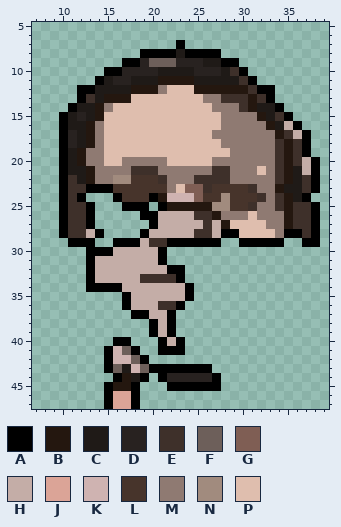
Pixel-art sprite -- public/img/avatars/14798266_48x48.png. Above: the version before the commit.
The file is 48x48 pixels. Colours within 5 levels of each other are drawn and written as one. Shown: x 7..39, y 5..47.
Palette (. is transparent): A #000000  B #24170f  C #1f1a17  D #282220  E #3e302a  F #6d5f5a  G #7f5e54  H #c4ada7  J #dba497  K #cfb3b1  L #47342b  M #8f7a72  N #a18b7e  P #dfbeae
Pixels before, first column x 10:
 7 .............A...............
 8 .........AAAACAAAA...........
 9 .......AADFFFDDDCCAA.........
10 .....AADDDDCCCCDDDCEA........
11 ....ACDDCCCBBBBCCCCCEA.......
12 ..AACCCCBBBMPPPBBBBBBEAA.....
13 ..AECBBBPPPPPPPPMMEEEBEA.....
14 .ACCBMPPPPPPPPPPPMMMEBCCA....
15 ACDCBPPPPPPPPPPPPPMMMMBCEA...
16 ACCBMPPPPPPPPPPPPPMMMMMBCHA..
17 ADCBMPPPPPPPPPPPPMMMMMMMBEHA.
18 ADCBMPPPPPPPPPPPPPMMMMMMEBEA.
19 ACBMMPPPPPPPPPPPPPPMMMMMEBEA.
20 ACBMMPPMMMMMPPPPPMMMMMMMEBEHA
21 ACCBMMMMEEEMMMMMMEEMMMPMEBCHA
22 AECBMMNNLLLEMMMEEEEMMMMMEBCEA
23 AEEAAALLLLLLMPGGELLLLEMMBCCEA
24 AEA...ALLLABKKKGLLNLLLEMEBCA.
25 AEEA...AAA.ABBBBBNNLLEMMEBEEA
26 AEEA.....AAHHHHEEBMMMPMMMBEEA
27 AEEA......AHHHHHEHBPPPPMMBEEA
28 AEEHA....AHHHHHEEHAAPPPPMAAEA
29 .AAA..AAAHEEAAAAAA..AAAAA..AA
30 ...AAAHHHHHA.................
31 ...AHHHHHHHA.................
32 ...AHHHHHHHHAA...............
33 ...AHHHHHEEEEA...............
34 ...AAAAHHHHHHHA..............
35 .......AHHHHHHA..............
36 .......AHHHEEA...............
37 ........AAHHA................
38 ..........AHA................
39 ..........AHA................
40 ......AA...AHA...............
41 .....AKFA..AAA...............
42 .....AKKFA...................
43 .....AFCKFAAAAAAA............
44 ......ABCA.ADDDDDA...........
45 .....ABBA...AAAAAA...........
46 .....AJJA....................
47 .....AJJA....................
Now the later version:
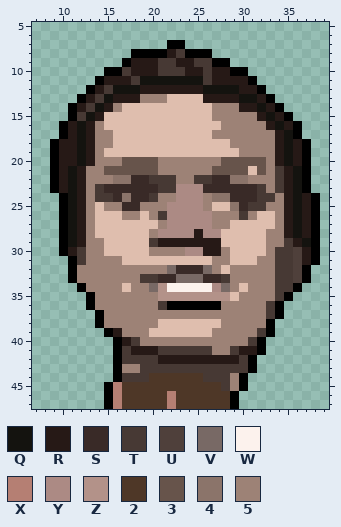
Colours new in this view: Q #14130f  R #261916  S #392a27  T #473934  U #4f403b  V #786965  W #fcf2ed  X #b57f73  Y #ac8a84  Z #b39289  2 #4e3727  3 #67544b  4 #8b746a  5 #9d8276
Edits made:
Changed rows in their new state; - is an unchanged pixel.
first column x 9:
 7 -------------A----------------
 8 ---------A---RT---.-----------
 9 ---------RRRTTRRTTA-.---------
10 --------TRRRTTTRRTRRA---------
11 ------RRRTQQQQQQQTRRRR--------
12 ---.-RTQQQRRRRRRRQQQQRR-.-----
13 ----RTQRRR555----RRRRQQR------
14 ---RTQR5----------555RRQR-----
15 -.ATQR------------55555RQR----
16 --RQR5-------------55555RQR---
17 --RQR55-----------5555555RQA.-
18 ARRQR55------------P55555RQR--
19 ARRQR5--------------P5555RQR--
20 ARRQR55533335555555333335RQRA.
21 ARQR553333335555553333P35TRQA.
22 ARQR55544SSTTT55TTSS44555TRQA.
23 ARQR5TSSSSSSTTYYYSSSSSST5TRQA.
24 --QR5TTS4SST55YYY544SSSTT5RQRA
25 --QR5P55SS555YYYY5PP4STT55RQR-
26 --QR5PPP55P5TYYYYY555T5PP5RQR-
27 --QR5PPPPPPP5YYYYY55----P5RQR-
28 --QR5PPPPPP5YYYYRYYPP---55RQR-
29 -AQR55PPPPPTRRRRRRRPPPPP55TRQ-
30 -ART55PPPPP5555YYRR5PPPP5TTURA
31 --AT5555PPPPPPPPPP55PPP55TTURA
32 --A5555555555VSSSV5P55555TTUA-
33 --A5555555TTSSVVVSST55555TTUA-
34 ---A5555P55VZWWWWWYV5P555TTA--
35 ----A5555555ZZZZZZZZP5555TA---
36 ----A5555555TA-AAAA55555TA----
37 -----A555555555555555555TA----
38 -----A555555PPPPPPP55555A-----
39 ------AR555PPPPPPP55555TA-----
40 --------RT555555555555TA------
41 ------.ATRRRTTTTTT55TRRA------
42 ------.ATTTTRRRRRRRRRTA-------
43 ------.A55TTTTTTTTTTTTA-------
44 --------TTT222222TTT5A--------
45 -------X22222222222T5A--------
46 -------X22222X222222A---------
47 -------X22222X222222A---------
Pixel boxes of the changes (left, top, right, bottom) in both pictures:
changed: (50, 40, 320, 409)
